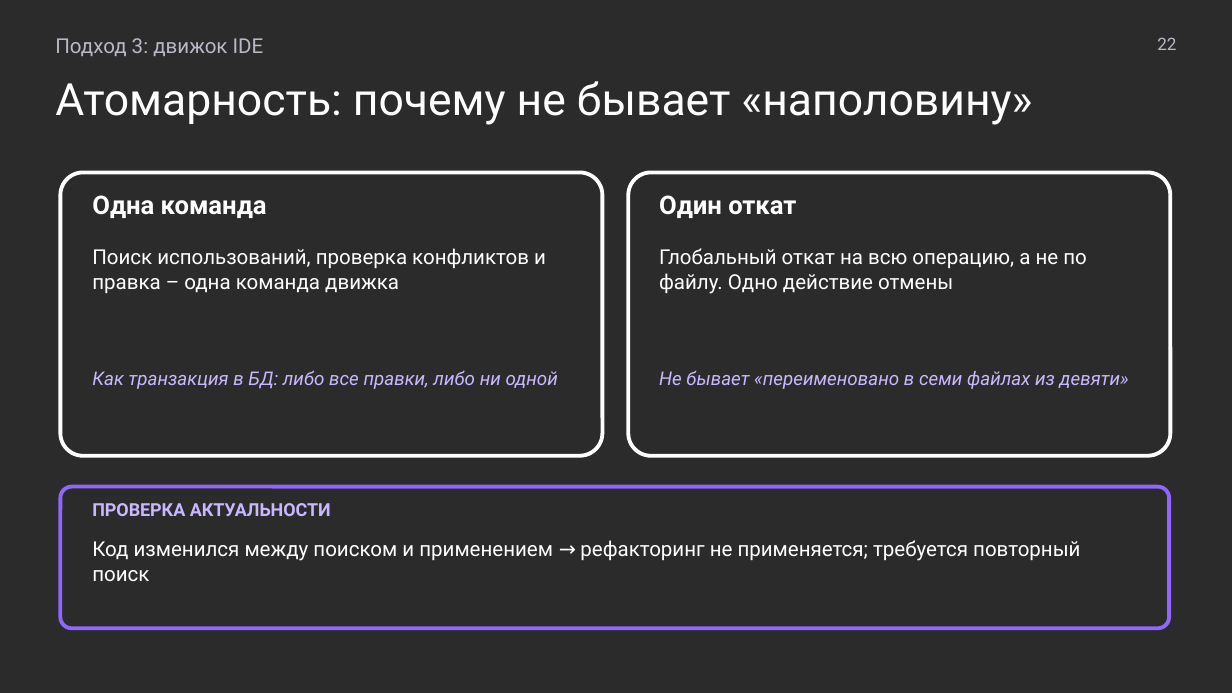
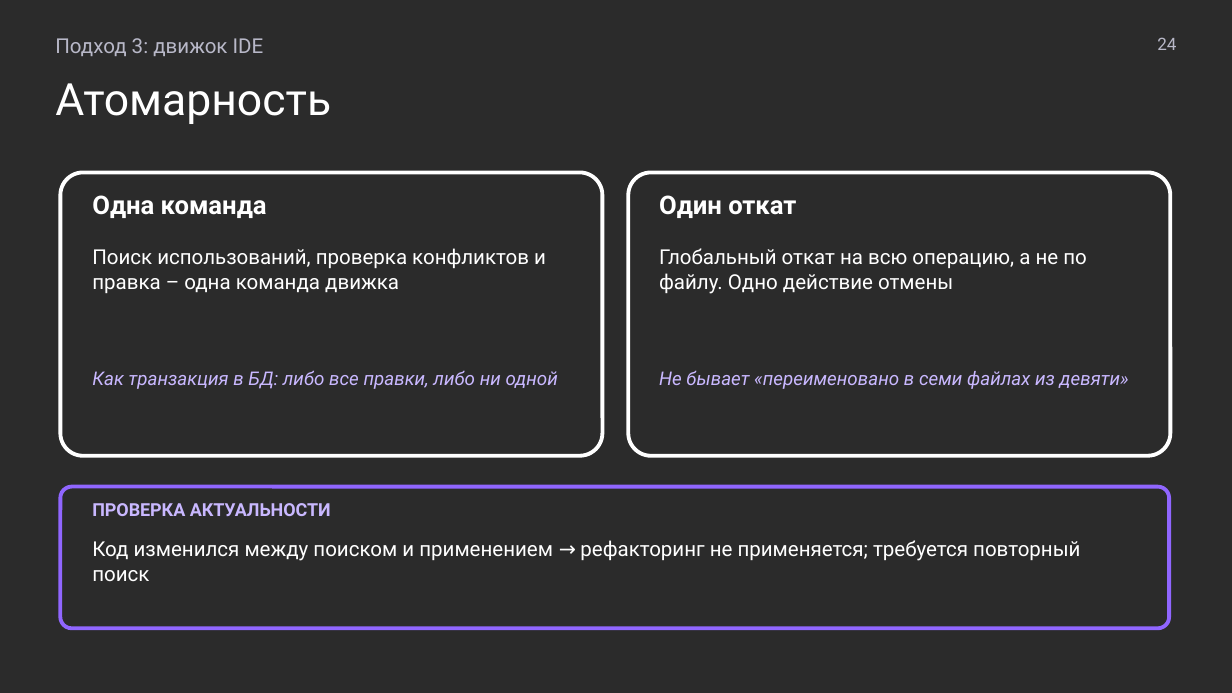
Before and after one commit to MchKosticyn/ide-refactoring-in-ai-agents, a slide deck: slide 24 of Доклад_ Рефакторинг в ИИ-агентах.pptx (slide 22 before the commit). Drawn at 1232x693 pixels with LibreOffice and Linux fonts; fonts in the diff are those of the drawing; background and template pictures are left out; a plain dark background stands for a picture behind light text. Boxes give left, top, right and bottom in pixels: in the first picture for what was removed or moved away, otherwise in the second. Text is boxed around its words. In the diff, an @@ line names an element or a change of style, - is before the commit and + after.

```diff
--- a/Доклад_ Рефакторинг в ИИ-агентах.pptx
+++ b/Доклад_ Рефакторинг в ИИ-агентах.pptx
@@ text at (1157, 37, 1176, 50): text changed @@
-22
+24
@@ text at (55, 83, 331, 124): text changed @@
-Атомарность: почему не бывает «наполовину»
+Атомарность
```
Also in this commit, not shown: 21 other slides changed, 5 slides added, 2 other files.
